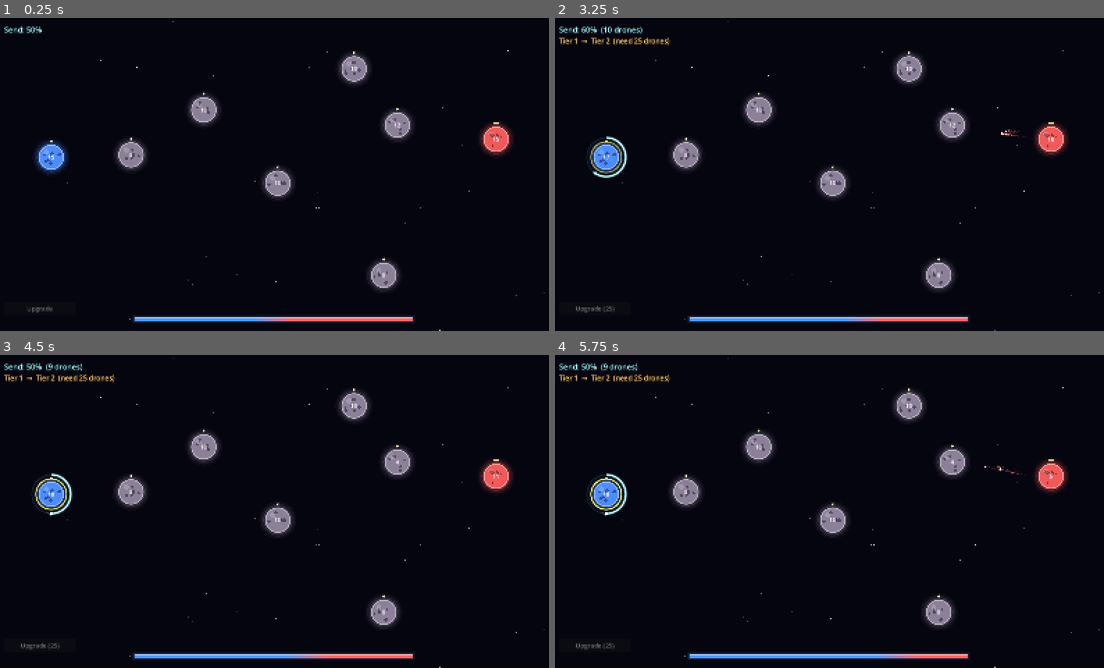
Above: before the commit, frames 1-4 (two rows, left to right).
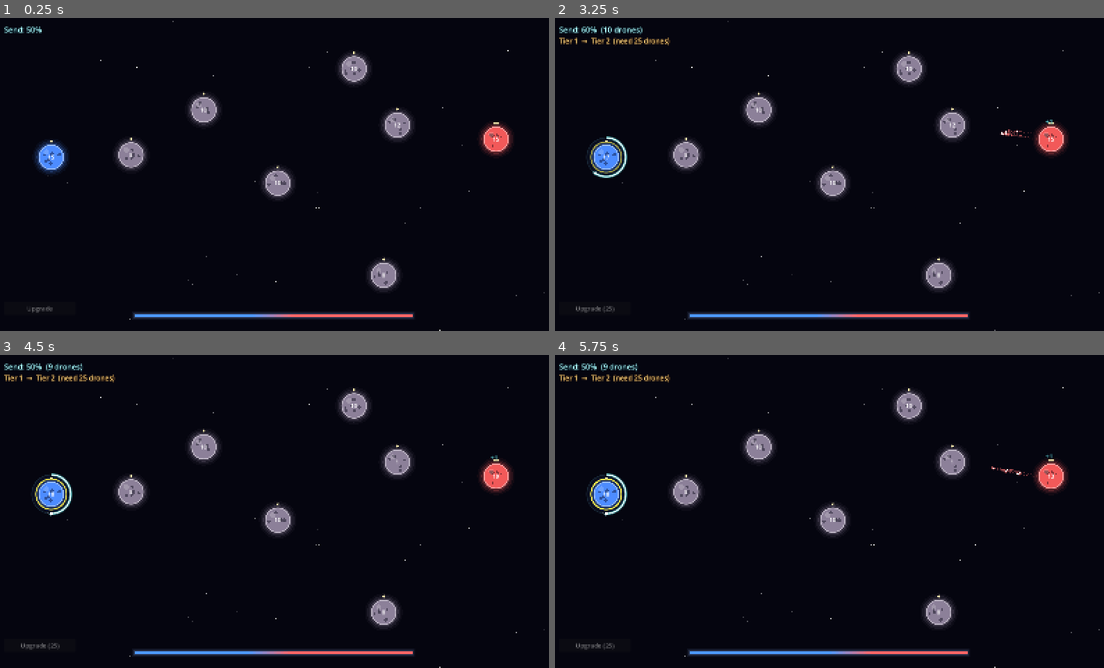
Above: after the commit, the same moments.

Repository: zacid/void-harvester
Game: Godot game, scene res://scenes/Main.tscn
Two runs of this game, one before a commit and one after it. Both use one fixed random seed, a clock stepped at 60 frames per second and the inputs below.
Inputs (mouse positions are in pixels of both pictures, inside the frame that each line leads up to):
- Up to frame 1 (0.25 s): no input
- Up to frame 2 (3.25 s): tap Enter at 0.5, 2 s; move the mouse to (604, 155) at 0.52 s; hold Up 0.53-1.28 s; tap R every 0.75 s from 0.6 to 2.85 s; click (604, 155) at 0.67 s; tap Space at 1.25, 2.75 s; move the mouse to (834, 183) at 1.27 s; hold Down 1.28-2.03 s; click (834, 183) at 1.42 s; move the mouse to (939, 274) at 2.02 s; hold Up from 2.03 s (still down); click (939, 274) at 2.17 s; move the mouse to (950, 124) at 2.77 s; click (950, 124) at 2.92 s
- Up to frame 3 (4.5 s): tap Enter at 3.5 s; move the mouse to (131, 492) at 3.52 s; release Up at 3.53 s; hold Down from 3.53 s (still down); tap R at 3.6, 4.35 s; click (131, 492) at 3.67 s; tap Space at 4.25 s; move the mouse to (203, 445) at 4.27 s; click (203, 445) at 4.42 s
- Up to frame 4 (5.75 s): keep holding Down; move the mouse to (906, 405) at 5.02 s; tap R at 5.1 s; click (906, 405) at 5.17 s

The runs differ from the first frame. In frame 1, 1.6% of the frame differs, in the area x 24-76%, y 94-98%; in frame 2, 1.6%; in frame 3, 1.6%; in frame 4, 1.7%, in the area x 24-91%, y 31-98%.

Commit message:
Improved opponent

Diff:
--- a/scripts/balance_bar.gd
+++ b/scripts/balance_bar.gd
@@ -5,8 +5,7 @@
 
 const BAR_WIDTH: float    = 800.0
 const BAR_HEIGHT: float   = 10.0
-const BAR_CENTER_X: float = 800.0
-const BAR_TOP_Y: float    = 862.0
+const BAR_BOTTOM_OFFSET: float = 38.0   # px from bottom of visible viewport
 const FADE_HALF: float    = 60.0   # half-width of the soft transition zone
 const SLICES: int         = 80     # number of thin rects used to fake the gradient
 
@@ -33,8 +32,9 @@
 	var sum_d = max(t.player + t.enemy, 1)
 	var player_share = float(t.player) / float(sum_d)
 
-	var bar_x = BAR_CENTER_X - BAR_WIDTH * 0.5
-	var bar_y = BAR_TOP_Y
+	var vp = get_viewport_rect().size
+	var bar_x = vp.x * 0.5 - BAR_WIDTH * 0.5
+	var bar_y = vp.y - BAR_BOTTOM_OFFSET - BAR_HEIGHT
 	var boundary_x = bar_x + BAR_WIDTH * player_share
 
 	# Outer soft glow
--- a/scripts/main.gd
+++ b/scripts/main.gd
@@ -14,6 +14,11 @@
 var selected_planet = null
 var game_over: bool = false
 var send_fraction: float = Settings.SEND_FRACTION_DEFAULT
+
+# AI state
+var _ai_click_timer: Timer
+var _ai_upgrade_timer: Timer
+var _ai_focus_planet = null  # the planet AI's "click hand" is currently on
 
 func _ready() -> void:
 	_randomize_planet_positions()
@@ -25,6 +30,20 @@
 	ai_timer.timeout.connect(_on_ai_timer_timeout)
 	ai_timer.wait_time = Settings.AI_TICK_INTERVAL
 	ai_timer.start()
+	# AI manual-click timer — one click per tick, never multiple at once
+	_ai_click_timer = Timer.new()
+	_ai_click_timer.wait_time = Settings.AI_CLICK_INTERVAL
+	_ai_click_timer.timeout.connect(_on_ai_click_timer_timeout)
+	add_child(_ai_click_timer)
+	if Settings.AI_ENABLE_MANUAL_CLICKS:
+		_ai_click_timer.start()
+	# AI upgrade-consideration timer
+	_ai_upgrade_timer = Timer.new()
+	_ai_upgrade_timer.wait_time = Settings.AI_UPGRADE_CHECK_INTERVAL
+	_ai_upgrade_timer.timeout.connect(_on_ai_upgrade_timer_timeout)
+	add_child(_ai_upgrade_timer)
+	if Settings.AI_ENABLE_UPGRADES:
+		_ai_upgrade_timer.start()
 	upgrade_button.pressed.connect(_on_upgrade_button_pressed)
 	hud_label.text = ""
 	_refresh_hud()
@@ -160,11 +179,15 @@
 
 # === Fleet launch ===
 
-func launch_fleet(source, target) -> void:
+func launch_fleet(source, target, count_override: int = -1) -> void:
 	if source.is_upgrading:
 		return
-	var fraction = send_fraction if source.owner_type == source.Owner.PLAYER else 0.5
-	var count = int(source.drone_count * fraction)
+	var count: int
+	if count_override > 0:
+		count = mini(count_override, int(source.drone_count))
+	else:
+		var fraction = send_fraction if source.owner_type == source.Owner.PLAYER else 0.5
+		count = int(source.drone_count * fraction)
 	if count < 1:
 		return
 	source.drone_count -= count
@@ -172,6 +195,9 @@
 	var owner_val = source.owner_type
 	if source == selected_planet:
 		_refresh_hud()
+	# Defensive AI hook — if a player attacks an enemy planet, alert AI defense
+	if owner_val == source.Owner.PLAYER and target.owner_type == target.Owner.ENEMY:
+		_ai_consider_defense(target, count, spawn_pos)
 	# Spawn N individual drones, staggered, so they stream out like a swarm.
 	for i in range(count):
 		if not is_instance_valid(target):
@@ -286,3 +312,83 @@
 		return a.global_position.distance_to(source.global_position) < b.global_position.distance_to(source.global_position)
 	)
 	launch_fleet(source, target_planets[0])
+
+# === AI: human-like manual clicking ===
+# Each tick, AI clicks ONE planet (never several at once). Has a "focus fire" bias
+# — likely to keep clicking the same planet for a stretch before moving on.
+func _on_ai_click_timer_timeout() -> void:
+	if game_over or not Settings.AI_ENABLE_MANUAL_CLICKS:
+		return
+	var candidates: Array = []
+	for p in get_planets():
+		if p.owner_type == p.Owner.ENEMY and not p.is_upgrading:
+			candidates.append(p)
+	if candidates.is_empty():
+		_ai_focus_planet = null
+		return
+	# Stay on focus planet most of the time, but occasionally switch
+	if _ai_focus_planet == null \
+		or not is_instance_valid(_ai_focus_planet) \
+		or not candidates.has(_ai_focus_planet) \
+		or randf() > Settings.AI_CLICK_FOCUS_CHANCE:
+		_ai_focus_planet = candidates[randi() % candidates.size()]
+	_ai_focus_planet.produce_manual()
+
+# === AI: upgrade considerations ===
+func _on_ai_upgrade_timer_timeout() -> void:
+	if game_over or not Settings.AI_ENABLE_UPGRADES:
+		return
+	if randf() > Settings.AI_UPGRADE_CHANCE:
+		return
+	var candidates: Array = []
+	for p in get_planets():
+		if p.owner_type != p.Owner.ENEMY:
+			continue
+		if not p.can_upgrade():
+			continue
+		# Don't upgrade if it'd leave the planet too vulnerable
+		if int(p.drone_count) - p.upgrade_cost() < Settings.AI_UPGRADE_DRONE_RESERVE:
+			continue
+		candidates.append(p)
+	if candidates.is_empty():
+		return
+	# Prefer planet with most drones (safest to take offline for 5s)
+	candidates.sort_custom(func(a, b): return a.drone_count > b.drone_count)
+	candidates[0].start_upgrade()
+
+# === AI: defense (reacts to incoming player attacks) ===
+func _ai_consider_defense(target_planet, incoming_count: int, source_pos: Vector2) -> void:
+	if not Settings.AI_ENABLE_DEFENSE or game_over:
+		return
+	# Human-like reaction delay — the AI doesn't react instantly
+	await get_tree().create_timer(Settings.AI_DEFENSE_REACTION_TIME).timeout
+	if game_over: return
+	if not is_instance_valid(target_planet): return
+	if target_planet.owner_type != target_planet.Owner.ENEMY:
+		return  # already lost or recaptured — nothing to defend
+	var defenders = int(target_planet.drone_count)
+	if incoming_count <= defenders:
+		return  # planet can already repel the attack
+	var deficit = (incoming_count - defenders) + Settings.AI_DEFENSE_BUFFER
+	# Find candidate enemy planets that can spare drones
+	var helpers: Array = []
+	for p in get_planets():
+		if p.owner_type != p.Owner.ENEMY: continue
+		if p == target_planet: continue
+		if p.is_upgrading: continue
+		if int(p.drone_count) < deficit: continue
+		helpers.append(p)
+	if helpers.is_empty():
+		return
+	# Closest first — fastest reinforcement
+	helpers.sort_custom(func(a, b):
+		return a.global_position.distance_to(target_planet.global_position) \
+			< b.global_position.distance_to(target_planet.global_position)
+	)
+	var helper = helpers[0]
+	# Estimate timing — only send if we can plausibly arrive in time
+	var attacker_eta = source_pos.distance_to(target_planet.global_position) / Settings.FLEET_SPEED
+	var helper_eta = helper.global_position.distance_to(target_planet.global_position) / Settings.FLEET_SPEED
+	if helper_eta > attacker_eta + Settings.AI_DEFENSE_TIME_SLACK:
+		return  # won't make it
+	launch_fleet(helper, target_planet, deficit)
--- a/scripts/settings.gd
+++ b/scripts/settings.gd
@@ -24,9 +24,26 @@
 const SEND_FRACTION_MAX: float     = 1.0
 const SEND_FRACTION_STEP: float    = 0.1
 
-# === AI ===
-const AI_TICK_INTERVAL: float    = 2.5
-const AI_MIN_DRONES_TO_ATTACK: int = 5
+# === AI core ===
+const AI_TICK_INTERVAL: float       = 2.5     # how often AI considers attacking
+const AI_MIN_DRONES_TO_ATTACK: int  = 5
+
+# === AI manual production (human-like clicking — one click at a time) ===
+const AI_ENABLE_MANUAL_CLICKS: bool = true
+const AI_CLICK_INTERVAL: float      = 0.40    # seconds between clicks (one planet per tick)
+const AI_CLICK_FOCUS_CHANCE: float  = 0.55    # chance to keep clicking the same planet (vs moving to next)
+
+# === AI upgrades ===
+const AI_ENABLE_UPGRADES: bool      = true
+const AI_UPGRADE_CHECK_INTERVAL: float = 5.0  # how often AI considers upgrading
+const AI_UPGRADE_CHANCE: float      = 0.65    # probability of acting when an opportunity exists
+const AI_UPGRADE_DRONE_RESERVE: int = 6       # AI won't upgrade if it'd leave fewer than this many drones
+
+# === AI defense (reacts to player attacks) ===
+const AI_ENABLE_DEFENSE: bool       = true
+const AI_DEFENSE_REACTION_TIME: float = 0.7   # seconds of human-like delay before reacting
+const AI_DEFENSE_BUFFER: int        = 3       # extra drones beyond just-enough-to-stop-attack
+const AI_DEFENSE_TIME_SLACK: float  = 0.5     # ok if reinforcements arrive up to this many sec late
 
 # === Map layout (1600x900 window) ===
 const MAP_PLAYER_ZONE: Rect2  = Rect2(120, 220, 200, 560)   # x, y, w, h — left side
Binary file changed: docs/index.icon.png
Not shown, changed: docs/index.html
Not shown, changed: docs/index.pck
